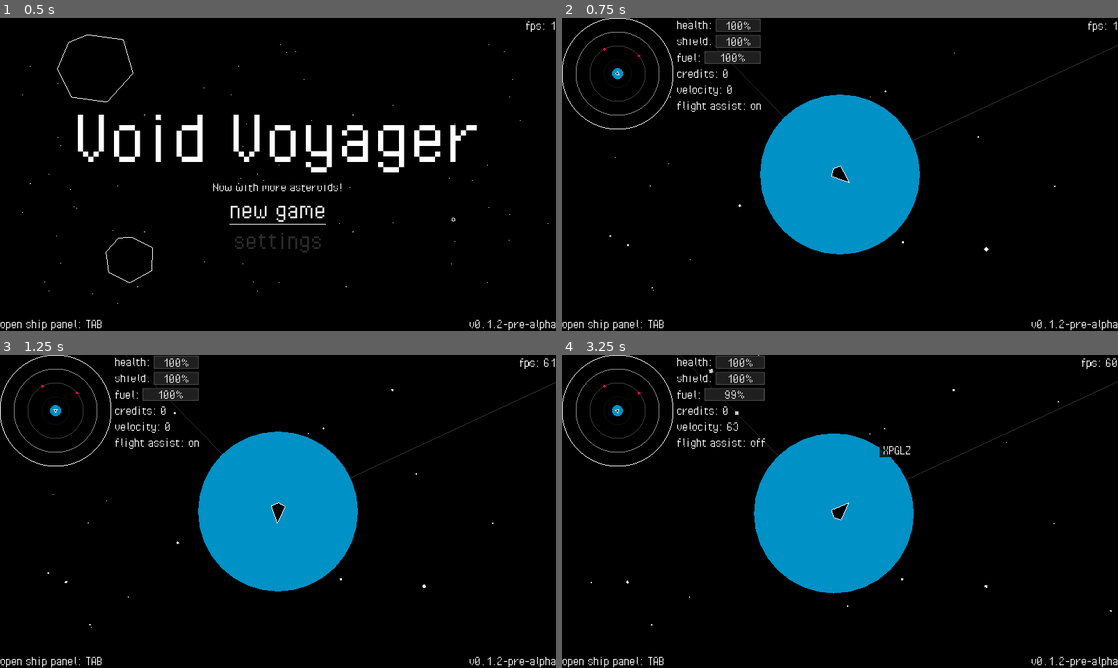
Above: before the commit, frames 1-4 (two rows, left to right).
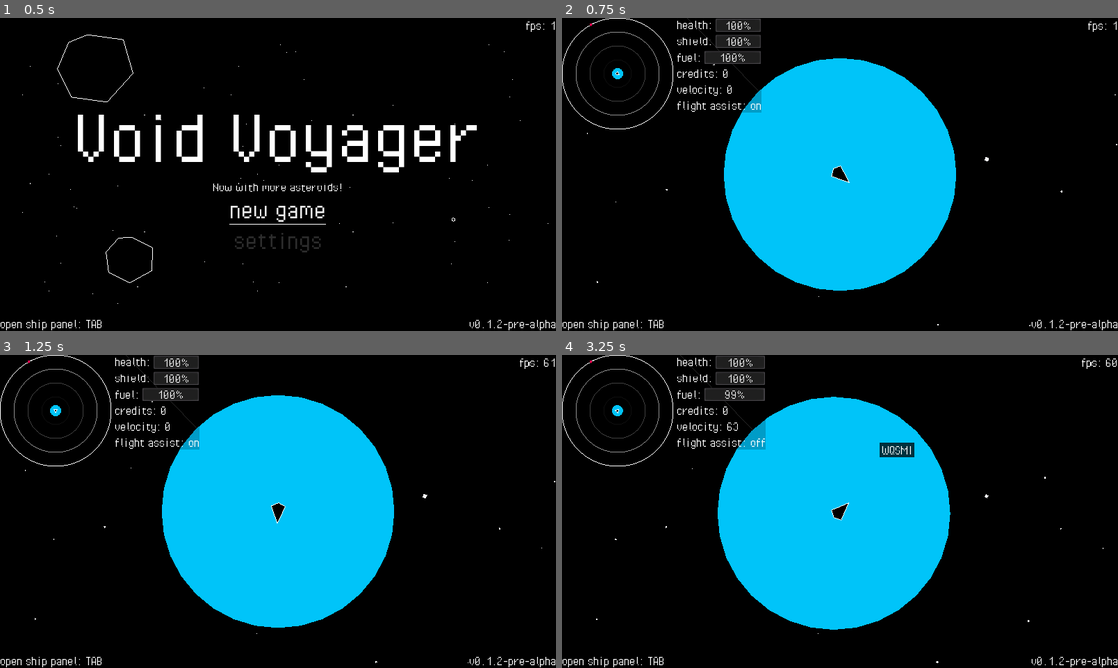
Above: after the commit, the same moments.

Repository: fossqueen/void-voyager-old
Game: Godot game, scene res://main.tscn
Same seed, same stepped clock (60 frames per second), same inputs: the game is played once before the commit and once after it.
Inputs (mouse positions are in pixels of both pictures, inside the frame that each line leads up to):
- Up to frame 1 (0.5 s): no input
- Up to frame 2 (0.75 s): click "new game" at 0.5 s
- Up to frame 3 (1.25 s): no input
- Up to frame 4 (3.25 s): drag from (840, 511) to (895, 442) at 1.27 s; drag from (728, 527) to (840, 511) at 2.02 s; move the mouse to (895, 442) at 2.77 s; hold D (thrust_right) from 2.78 s (still down); tap Space (flight_assist) at 2.85 s; tap J (hyperspace) at 3.05 s

Frame 1 is identical in both runs. In frame 2, 24% of the frame differs, in the area x 4-100%, y 1-99%; in frame 3, 24%; in frame 4, 24%.

Commit message:
GalaxyMap Updates. Added more camera controls

Diff:
--- a/main.gd
+++ b/main.gd
@@ -49,12 +49,11 @@
 func create_save() -> void:
 	_save.player = PlayerSave.new()
 	_save.galaxy = Galaxy.new()
-	_save.galaxy.galaxy = _galaxy_generator.initialize_galaxy(512, 864, 0.68)
-	#_save.player.current_system = randi() % _save.galaxy.galaxy.size()
+	_save.galaxy.galaxy = _galaxy_generator.initialize_galaxy(1024, 1024, 0.67)
 	_save.write_savefile()
 	print("Generated %s star systems" % _save.galaxy.galaxy.size())
 	for system in _save.galaxy.galaxy.size():
-		if Vector2(_save.galaxy.galaxy[system]["Coordinates"]["X"], _save.galaxy.galaxy[system]["Coordinates"]["Y"]).length() < 50:
+		if Vector2(_save.galaxy.galaxy[system]["Coordinates"]["X"], _save.galaxy.galaxy[system]["Coordinates"]["Y"]).length() < 30:
 			_save.player.current_system = system
 			continue
 
--- a/ui/galaxy-map/galaxy-map.gd
+++ b/ui/galaxy-map/galaxy-map.gd
@@ -44,6 +44,7 @@
 	$InfoBox/List/SelectedDetails/Details.text = "Coordinates: " + str(selected_system["Coordinates"]) + "\nPOI's: " + str(selected_system["Objects"].size()) if selected_system else ""
 	player_system_position = Vector2(player_system["Coordinates"]["X"], player_system["Coordinates"]["Y"])
 	player_system = Global.save.galaxy.galaxy[Global.save.player.current_system]
+	$InfoBox/List/Fuel/ProgressBar.value = Global.player.ship.fuel
 
 func scale_plots(value: float) -> void:
 	var plots = get_tree().get_nodes_in_group("system_plot")
@@ -56,8 +57,22 @@
 	if Input.is_action_just_pressed("hyperspace"):
 		if selected_system:
 			if player_system_position.distance_to(Vector2(selected_system["Coordinates"]["X"], selected_system["Coordinates"]["Y"])) * 2 <= Global.player.jump_range:
-				Global.main.hyperspace(data.galaxy.galaxy.find(selected_system, 0))
+				if Global.player.ship.fuel > 0:
+					Global.player.ship.fuel -= player_system_position.distance_to(Vector2(selected_system["Coordinates"]["X"], selected_system["Coordinates"]["Y"]))
+					if Global.player.ship.fuel < 0:
+						Global.player.ship.fuel = 0
+					Global.main.hyperspace(data.galaxy.galaxy.find(selected_system, 0))
 			else:
 				print("Exceeded Jump Range")
 		else:
 			print("No selected system")
+
+
+func _on_CurrentSystem_pressed():
+	$VPC/Viewport/Camera2D.position = player_system_position * 10
+	print(player_system_position)
+
+
+func _on_SelectedSystem_pressed():
+	if selected_system:
+		$VPC/Viewport/Camera2D.position = Vector2(selected_system["Coordinates"]["X"], selected_system["Coordinates"]["Y"]) * 10
--- a/ui/galaxy-map/galaxy-map.tscn
+++ b/ui/galaxy-map/galaxy-map.tscn
@@ -1,10 +1,12 @@
-[gd_scene load_steps=9 format=2]
+[gd_scene load_steps=11 format=2]
 
 [ext_resource path="res://ui/theme/fonts/PixelOperator.ttf" type="DynamicFontData" id=1]
 [ext_resource path="res://ui/galaxy-map/map-marker.tscn" type="PackedScene" id=2]
 [ext_resource path="res://camera/camera-drag.gd" type="Script" id=3]
 [ext_resource path="res://ui/galaxy-map/galaxy-map.gd" type="Script" id=4]
 [ext_resource path="res://ui/galaxy-map/selected-plot.tscn" type="PackedScene" id=5]
+[ext_resource path="res://ui/galaxy-map/select-system.png" type="Texture" id=6]
+[ext_resource path="res://ui/galaxy-map/current-system.png" type="Texture" id=7]
 
 [sub_resource type="DynamicFont" id=2]
 size = 32
@@ -84,10 +86,60 @@
 margin_right = 214.0
 margin_bottom = 40.0
 
+[node name="CameraButtons" type="HBoxContainer" parent="InfoBox/List"]
+margin_top = 44.0
+margin_right = 214.0
+margin_bottom = 82.0
+
+[node name="CurrentSystem" type="Button" parent="InfoBox/List/CameraButtons"]
+margin_right = 105.0
+margin_bottom = 38.0
+size_flags_horizontal = 3
+icon = ExtResource( 7 )
+flat = true
+icon_align = 1
+expand_icon = true
+
+[node name="SelectedSystem" type="Button" parent="InfoBox/List/CameraButtons"]
+margin_left = 109.0
+margin_right = 214.0
+margin_bottom = 38.0
+size_flags_horizontal = 3
+icon = ExtResource( 6 )
+flat = true
+icon_align = 1
+expand_icon = true
+
+[node name="HSeparator4" type="HSeparator" parent="InfoBox/List"]
+margin_top = 86.0
+margin_right = 214.0
+margin_bottom = 90.0
+
+[node name="Fuel" type="HBoxContainer" parent="InfoBox/List"]
+margin_top = 94.0
+margin_right = 214.0
+margin_bottom = 126.0
+
+[node name="Details" type="Label" parent="InfoBox/List/Fuel"]
+margin_right = 62.0
+margin_bottom = 32.0
+text = "Fuel:"
+
+[node name="ProgressBar" type="ProgressBar" parent="InfoBox/List/Fuel"]
+margin_left = 66.0
+margin_right = 214.0
+margin_bottom = 32.0
+size_flags_horizontal = 3
+
+[node name="HSeparator3" type="HSeparator" parent="InfoBox/List"]
+margin_top = 130.0
+margin_right = 214.0
+margin_bottom = 134.0
+
 [node name="CurrentSystem" type="HBoxContainer" parent="InfoBox/List"]
-margin_top = 44.0
-margin_right = 214.0
-margin_bottom = 76.0
+margin_top = 138.0
+margin_right = 214.0
+margin_bottom = 170.0
 
 [node name="Label" type="Label" parent="InfoBox/List/CurrentSystem"]
 margin_right = 208.0
@@ -100,9 +152,9 @@
 margin_bottom = 32.0
 
 [node name="CurrentDetails" type="HBoxContainer" parent="InfoBox/List"]
-margin_top = 80.0
-margin_right = 214.0
-margin_bottom = 112.0
+margin_top = 174.0
+margin_right = 214.0
+margin_bottom = 206.0
 
 [node name="Details" type="Label" parent="InfoBox/List/CurrentDetails"]
 margin_right = 56.0
@@ -110,14 +162,14 @@
 text = "Desc"
 
 [node name="HSeparator2" type="HSeparator" parent="InfoBox/List"]
-margin_top = 116.0
-margin_right = 214.0
-margin_bottom = 120.0
+margin_top = 210.0
+margin_right = 214.0
+margin_bottom = 214.0
 
 [node name="SelectedSystem" type="HBoxContainer" parent="InfoBox/List"]
-margin_top = 124.0
-margin_right = 214.0
-margin_bottom = 156.0
+margin_top = 218.0
+margin_right = 214.0
+margin_bottom = 250.0
 
 [node name="Label" type="Label" parent="InfoBox/List/SelectedSystem"]
 margin_right = 210.0
@@ -130,9 +182,9 @@
 margin_bottom = 32.0
 
 [node name="SelectedDistance" type="HBoxContainer" parent="InfoBox/List"]
-margin_top = 160.0
-margin_right = 214.0
-margin_bottom = 192.0
+margin_top = 254.0
+margin_right = 214.0
+margin_bottom = 286.0
 
 [node name="Label" type="Label" parent="InfoBox/List/SelectedDistance"]
 margin_right = 116.0
@@ -145,11 +197,14 @@
 margin_bottom = 32.0
 
 [node name="SelectedDetails" type="HBoxContainer" parent="InfoBox/List"]
-margin_top = 196.0
-margin_right = 214.0
-margin_bottom = 228.0
+margin_top = 290.0
+margin_right = 214.0
+margin_bottom = 322.0
 
 [node name="Details" type="Label" parent="InfoBox/List/SelectedDetails"]
 margin_right = 56.0
 margin_bottom = 32.0
 text = "Desc"
+
+[connection signal="pressed" from="InfoBox/List/CameraButtons/CurrentSystem" to="." method="_on_CurrentSystem_pressed"]
+[connection signal="pressed" from="InfoBox/List/CameraButtons/SelectedSystem" to="." method="_on_SelectedSystem_pressed"]
--- a/ui/radar/radar.gd
+++ b/ui/radar/radar.gd
@@ -30,7 +30,7 @@
 				markers[i].scale = Vector2(1, 1)
 			else:
 				markers[i].scale = Vector2(0.40, 0.40)
-			obj_pos = clamp_circle(obj_pos, 64)
+			obj_pos = clamp_circle(obj_pos, 128)
 			markers[i].position = obj_pos
 		else:
 			markers.erase(i)
Binary file added: ui/galaxy-map/current-system.png
Not shown, added: ui/galaxy-map/current-system.png.import
Binary file added: ui/galaxy-map/select-system.png
Not shown, added: ui/galaxy-map/select-system.png.import
